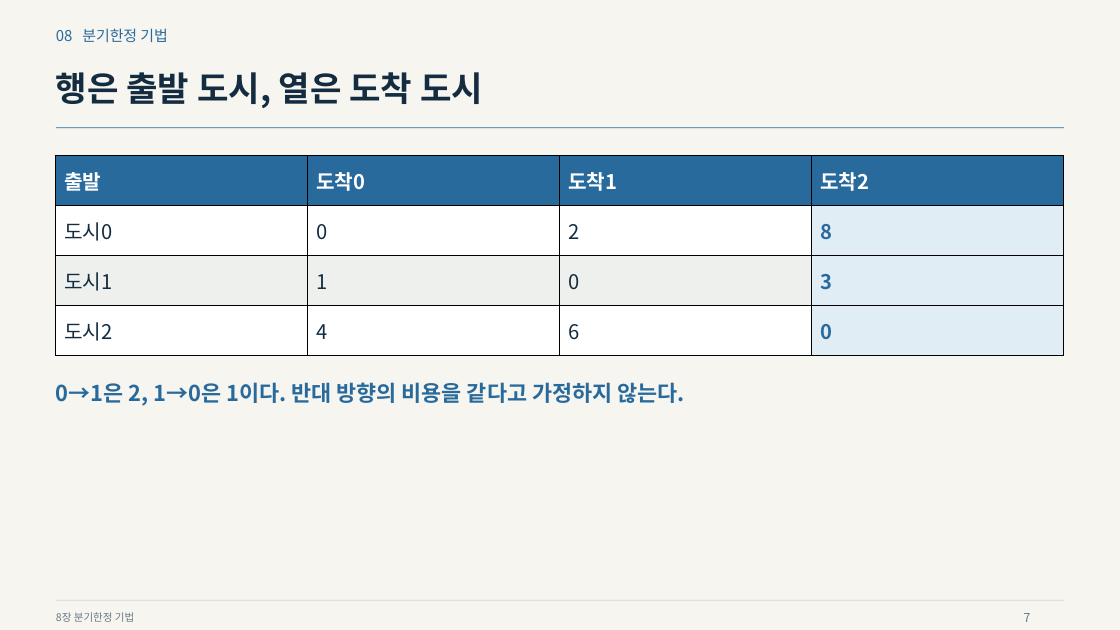
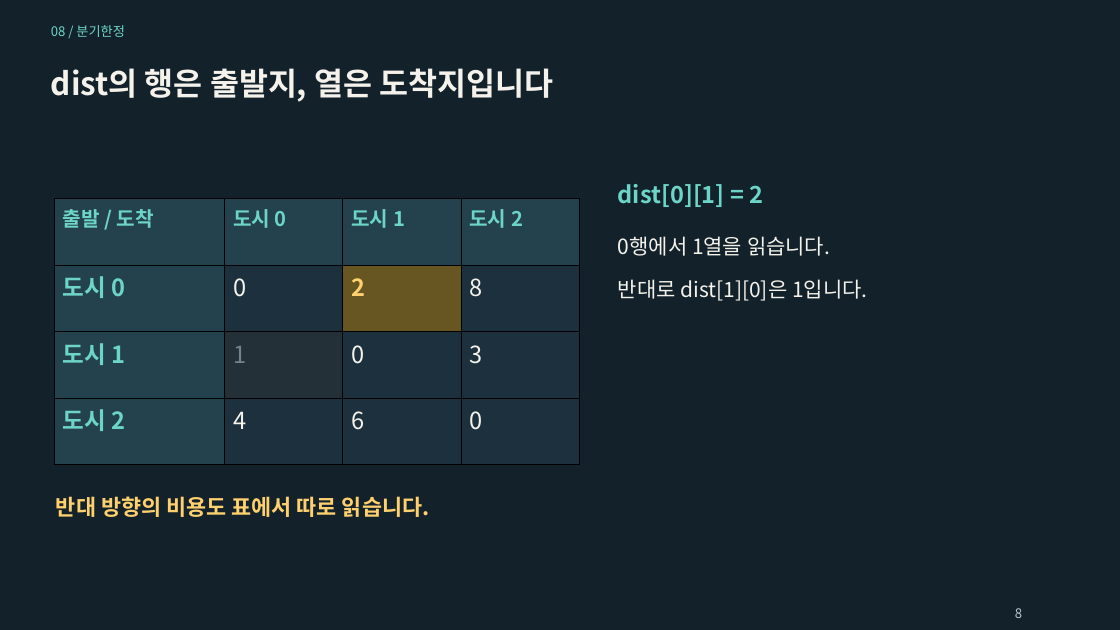
Before and after one commit to Sangdon-Park/Sangdon-Park.github.io, a slide deck: slide 8 of data/알고리즘/8장_분기한정_기법.pptx (slide 7 before the commit). Drawn at 1120x630 pixels with LibreOffice and Linux fonts; fonts in the diff are those of the drawing. Boxes give left, top, right and bottom in pixels: in the first picture for what was removed or moved away, otherwise in the second. Text is boxed around its words. In the diff, an @@ line names an element or a change of style, - is before the commit and + after.

```diff
--- a/data/알고리즘/8장_분기한정_기법.pptx
+++ b/data/알고리즘/8장_분기한정_기법.pptx
@@ background #F7F5F0 to #13212B @@
@@ text at [51, 25, 124, 37]: text changed; size 12.8 to 11.2 pt; text colour #286A9C to #6DD5C7 @@
-08 분기한정 기법
+08 / 분기한정
@@ text at [51, 68, 553, 102]: text changed; size 29.2 to 27 pt; text colour #142C40 to #F4F2EA @@
-행은 출발 도시, 열은 도착 도시
+dist의 행은 출발지, 열은 도착지입니다
@@ line removed from (56, 128) to (1065, 128) @@
@@ table at [55, 198, 581, 465] @@
-row 1: 출발 | 도착0 | 도착1 | 도착2
+row 1: 출발 / 도착 | 도시 0 | 도시 1 | 도시 2
-row 2, column 1: 도시0
+row 2, column 1: 도시 0
-row 3, column 1: 도시1
+row 3, column 1: 도시 1
-row 4, column 1: 도시2
+row 4, column 1: 도시 2
@@ fill #286A9C to #24414E in row 1 @@
@@ fill #FFFFFF to #24414E in 2 cells @@
@@ fill #FFFFFF to #1C313D in 3 cells @@
@@ fill #FFFFFF to #675622 in row 2, column 3 @@
@@ fill #E1EDF5 to #1C313D in 3 cells @@
@@ fill #EDF0ED to #24414E in row 3, column 1 @@
@@ fill #EDF0ED to #233038 in row 3, column 2 @@
@@ fill #EDF0ED to #1C313D in row 3, column 3 @@
@@ size 17.2 to 20.2 pt in "0", "2", "8", "1" and 5 more places @@
@@ text colour #142C40 to #F4F2EA in "0", "0", "4", "6" @@
@@ text colour #142C40 to #FFD16E, bold on in "2" @@
@@ text colour #286A9C to #F4F2EA, bold off in "8", "3", "0" @@
@@ text colour #142C40 to #71838C in "1" @@
@@ table: place and size @@
-table at [56, 155, 1065, 355]
+table at [55, 198, 581, 465]
@@ text added at [618, 184, 763, 207], 20.2 pt, text #6DD5C7, bold @@
+dist[0][1] = 2
@@ text added at [618, 236, 830, 256], 18 pt, text #F4F2EA @@
+0행에서 1열을 읽습니다.
@@ text added at [618, 279, 867, 301], 18 pt, text #F4F2EA @@
+반대로 dist[1][0]은 1입니다.
@@ text at [56, 496, 429, 517]: text changed; text colour #286A9C to #FFD16E @@
-0→1은 2, 1→0은 1이다. 반대 방향의 비용을 같다고 가정하지 않는다.
+반대 방향의 비용도 표에서 따로 읽습니다.
@@ line removed from (56, 601) to (1065, 601) @@
@@ text removed at [56, 612, 134, 622] @@
-8장 분기한정 기법
@@ text added at [1015, 608, 1022, 618], 11.2 pt, text #B6C5CA @@
+8
@@ text removed at [1024, 613, 1031, 622] @@
-7
```
Also in this commit, not shown: 5 other slides changed, 65 slides added, 44 slides removed, 10 other files.
